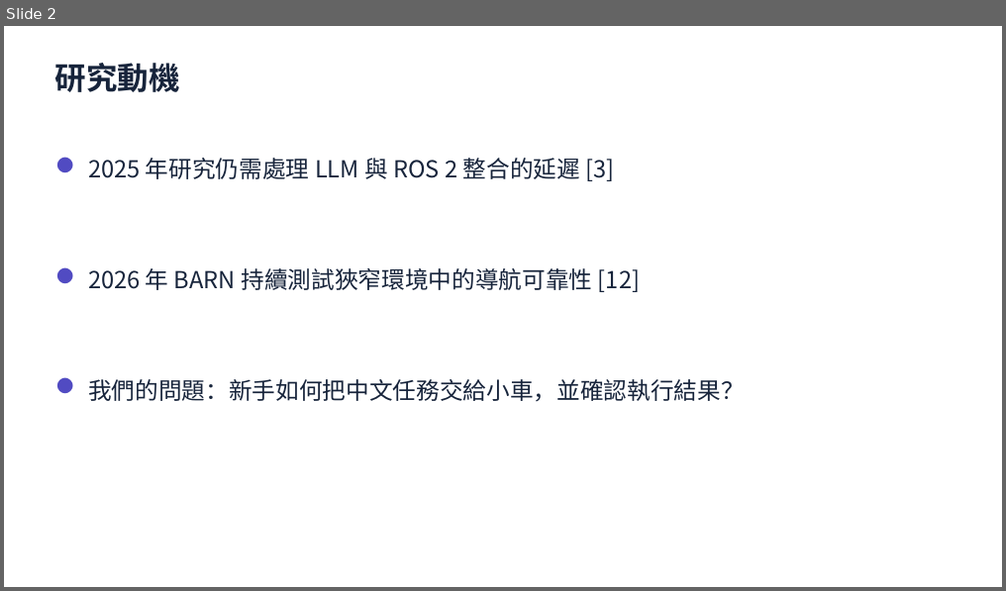
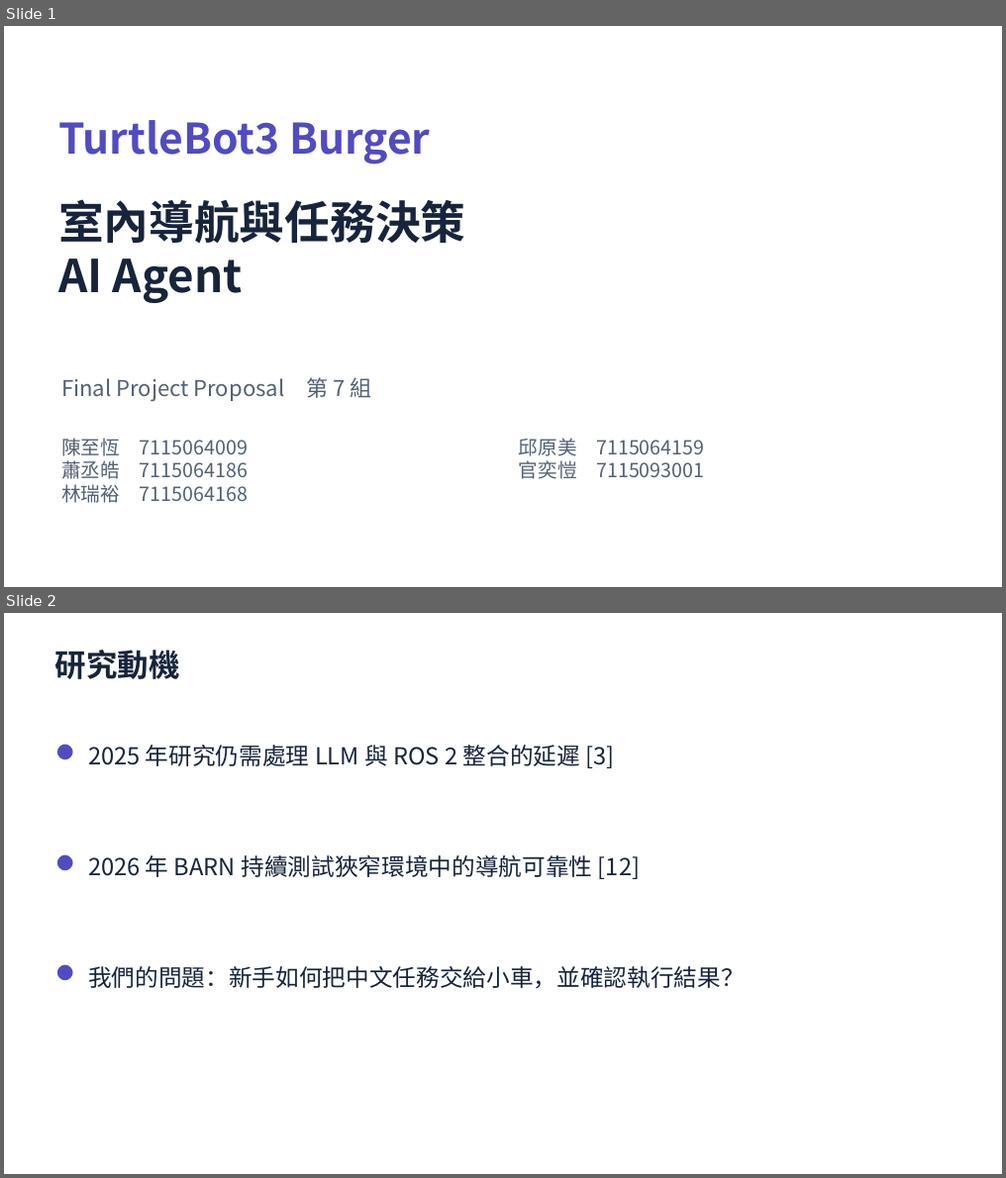
Before and after one commit to hank050392/tb3-navigation-agent, a slide deck: docs/TB3_Proposal.pptx. Shown one above the other, each under a label of ours: slide 2 before the commit, slides 1 and 2 after it. The pictures are 1006x591 and 1006x1178 pixels, drawn with LibreOffice and Linux fonts; fonts in the diff are those of the drawing. Boxes give left, top, right and bottom in pixels: in the first picture for what was removed or moved away, otherwise in the second. Text is boxed around its words. In the diff, an @@ line names an element or a change of style, - is before the commit and + after.

```diff
--- a/docs/TB3_Proposal.pptx
+++ b/docs/TB3_Proposal.pptx
@@ slide 1 added at [4, 26, 1002, 587], background #FFFFFF @@
@@ text added at [58, 120, 430, 165], 40.5 pt, text #514BC2, bold @@
+TurtleBot3 Burger
@@ text added at [58, 199, 465, 303], 43.5 pt, text #17243B, bold @@
+室內導航與任務決策
+AI Agent
@@ text added at [61, 377, 372, 402], 21 pt, text #536176 @@
+Final Project Proposal 第 7 組
@@ text added at [61, 438, 248, 503], 18.8 pt, text #536176 @@
+陳至恆 7115064009
+蕭丞皓 7115064186
+林瑞裕 7115064168
@@ text added at [519, 438, 704, 479], 18.8 pt, text #536176 @@
+邱原美 7115064159
+官奕愷 7115093001
```
Also in this commit, not shown: 1 slide removed.
